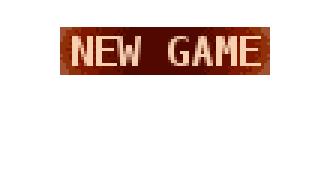
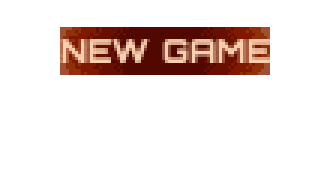
Layers edited between the first and the second (336, 189) image:
added layer "NEW GAME #1" above "NEW GAME" over box(60, 39, 270, 63)
hid "NEW GAME" over box(72, 36, 261, 66)
